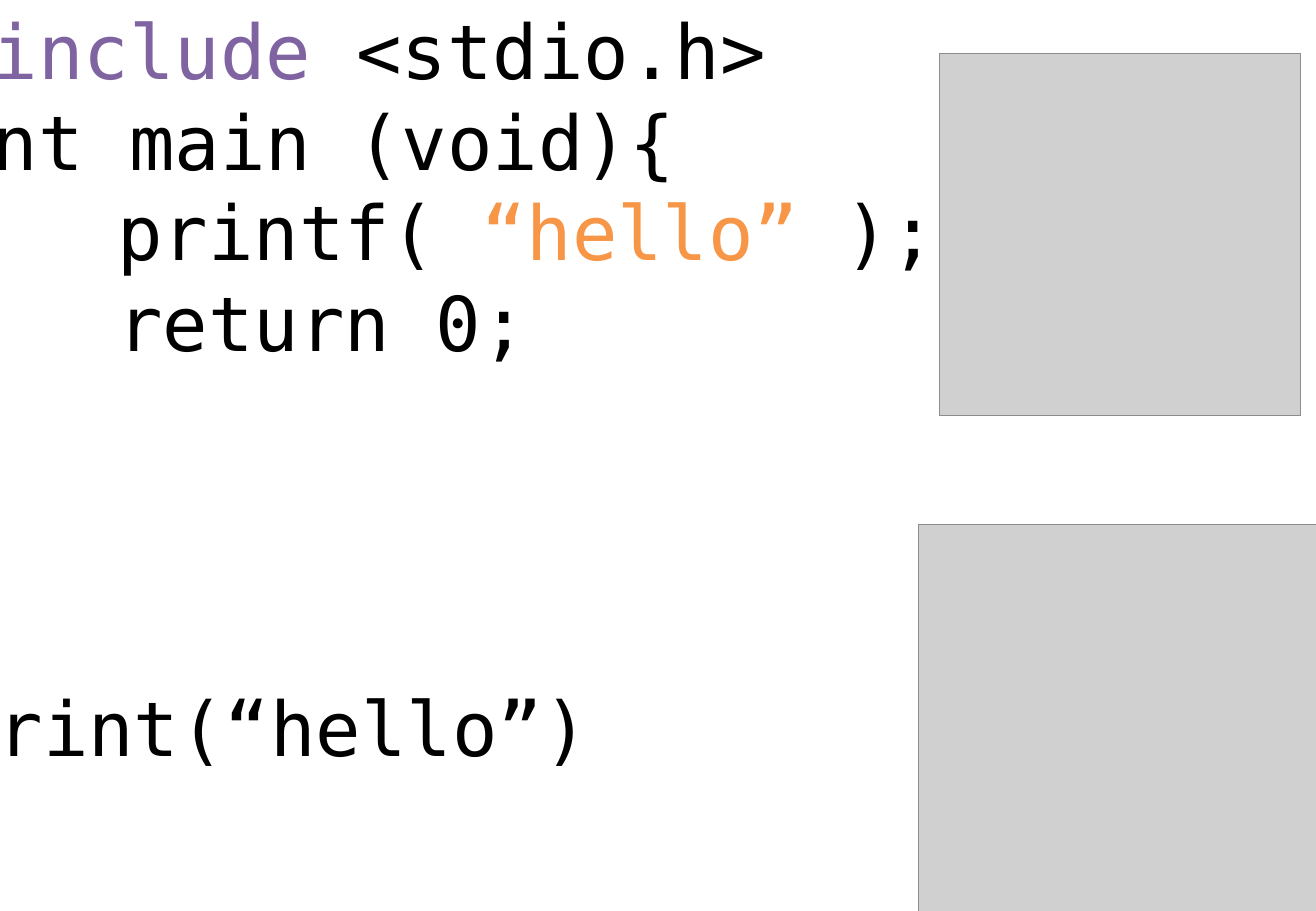
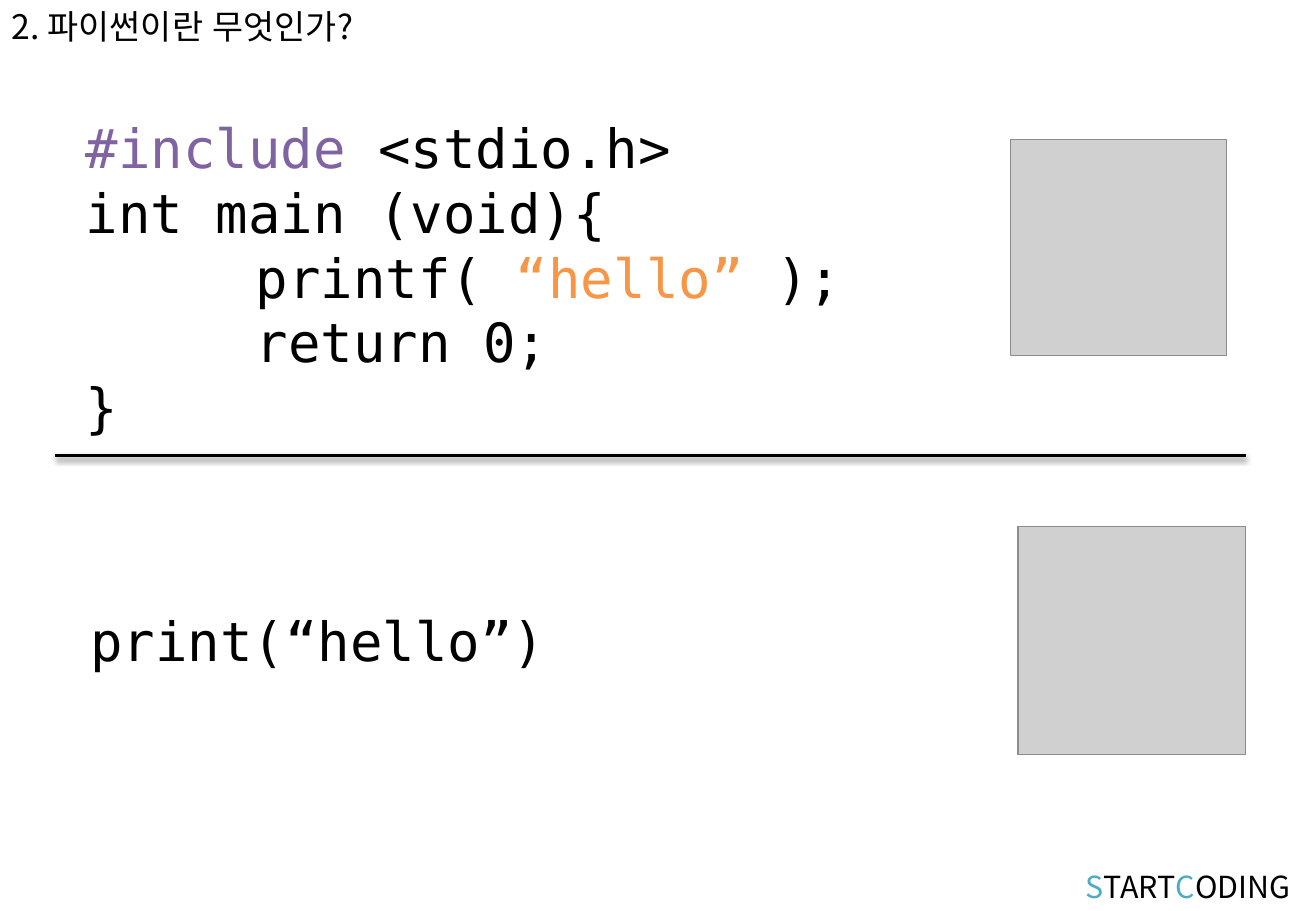
Before and after one commit to kwonkijun/python, a slide deck: slide 11 of 파이썬기초(PPT)/파이썬 기초 1강_강의소개.pptx. Drawn at 1316x911 pixels with LibreOffice and Linux fonts; fonts in the diff are those of the drawing; grey boxes stand for pictures. Boxes give left, top, right and bottom in pixels: in the first picture for what was removed or moved away, otherwise in the second. Text is boxed around its words. In the diff, an @@ line names an element or a change of style, - is before the commit and + after.

```diff
--- a/파이썬기초(PPT)/파이썬 기초 1강_강의소개.pptx
+++ b/파이썬기초(PPT)/파이썬 기초 1강_강의소개.pptx
@@ text added at [12, 11, 354, 42], 20 pt, text #000000 @@
+2. 파이썬이란 무엇인가?
@@ title "#include <stdio.h> int main (void){ ...": place and size @@
-title "#include <stdio.h> int main (void){ ..." at [0, 21, 799, 362]
+title "#include <stdio.h> int main (void){ ..." at [86, 126, 744, 370]
@@ title "#include <stdio.h> int main (void){ ..." at [86, 126, 744, 370]: size 44.8 to 32 pt @@
@@ picture: place and size @@
-picture at [939, 53, 1301, 416]
+picture at [1011, 140, 1227, 356]
@@ line added from (56, 456) to (1246, 456), #000000 2 pt @@
@@ text "print(“hello”)" at [90, 619, 545, 673]: size 44.8 to 32 pt @@
@@ text "print(“hello”)": place and size @@
-text "print(“hello”)" at [0, 698, 589, 766]
+text "print(“hello”)" at [90, 619, 545, 673]
@@ picture: place and size @@
-picture at [919, 525, 1316, 911]
+picture at [1018, 527, 1246, 755]
@@ text added at [1086, 875, 1291, 899], 18 pt, text #000000 @@
+STARTCODING
```
Also in this commit, not shown: 14 other slides changed, 3 slides added, 3 slides removed, 12 other files.
